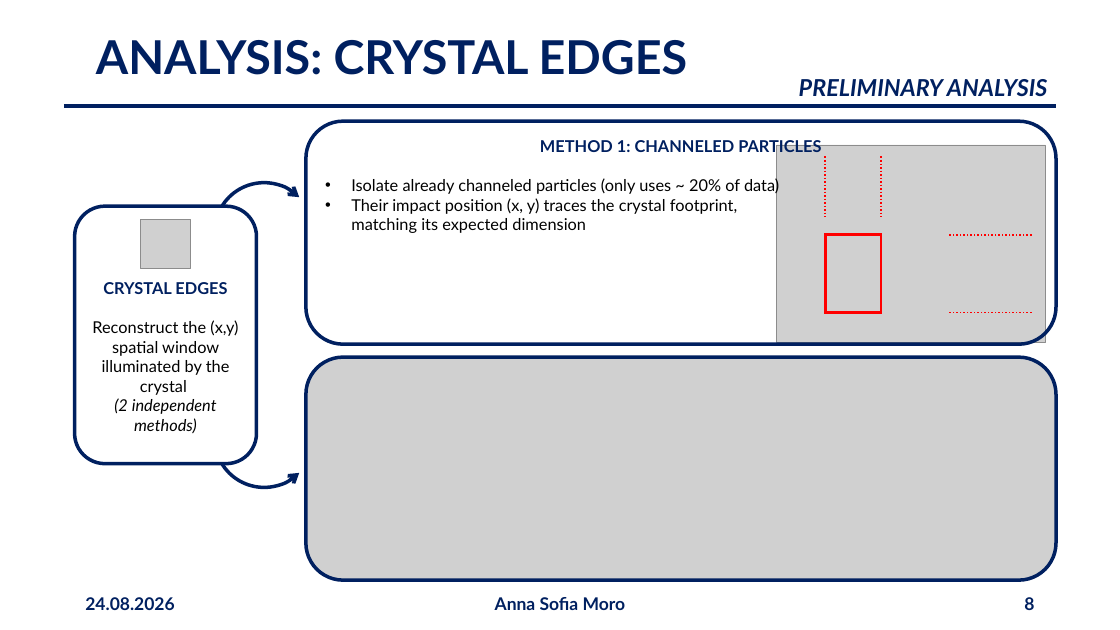
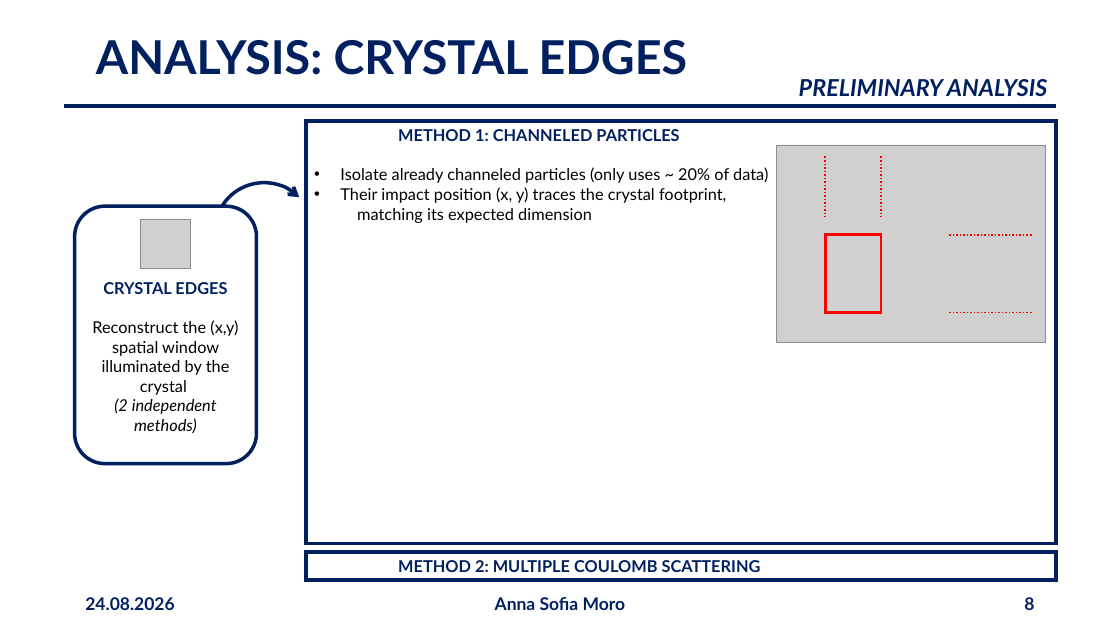
Before and after one commit to annaasofia/tesi, a slide deck: slide 8 of slides/presentazione2408.pptx. Drawn at 1120x630 pixels with LibreOffice and Linux fonts; fonts in the diff are those of the drawing; grey boxes stand for pictures; background and template pictures are left out. Boxes give left, top, right and bottom in pixels: in the first picture for what was removed or moved away, otherwise in the second. Text is boxed around its words. In the diff, an @@ line names an element or a change of style, - is before the commit and + after.

```diff
--- a/slides/presentazione2408.pptx
+++ b/slides/presentazione2408.pptx
@@ rounded rectangle "METHOD 1: CHANNELED PARTICLES": place and size @@
-rounded rectangle "METHOD 1: CHANNELED PARTICLES" at box(306, 121, 1056, 344)
+rounded rectangle "METHOD 1: CHANNELED PARTICLES" at box(306, 121, 1056, 544)
@@ rounded rectangle "METHOD 1: CHANNELED PARTICLES" at box(306, 121, 1056, 544): proportions changed @@
@@ text in rounded rectangle at box(398, 129, 679, 141): alignment centre to left @@
@@ picture removed at box(306, 357, 1056, 580) @@
@@ arc (boxed as its full ellipse) removed at box(194, 368, 334, 508) @@
@@ rounded rectangle added at box(306, 552, 1056, 580), outline #002060 3 pt, 14 pt, text #002060, bold @@
+METHOD 2: MULTIPLE COULOMB SCATTERING
```
Also in this commit, not shown: 15 other slides changed, 1 slide added, 8 slides removed.
